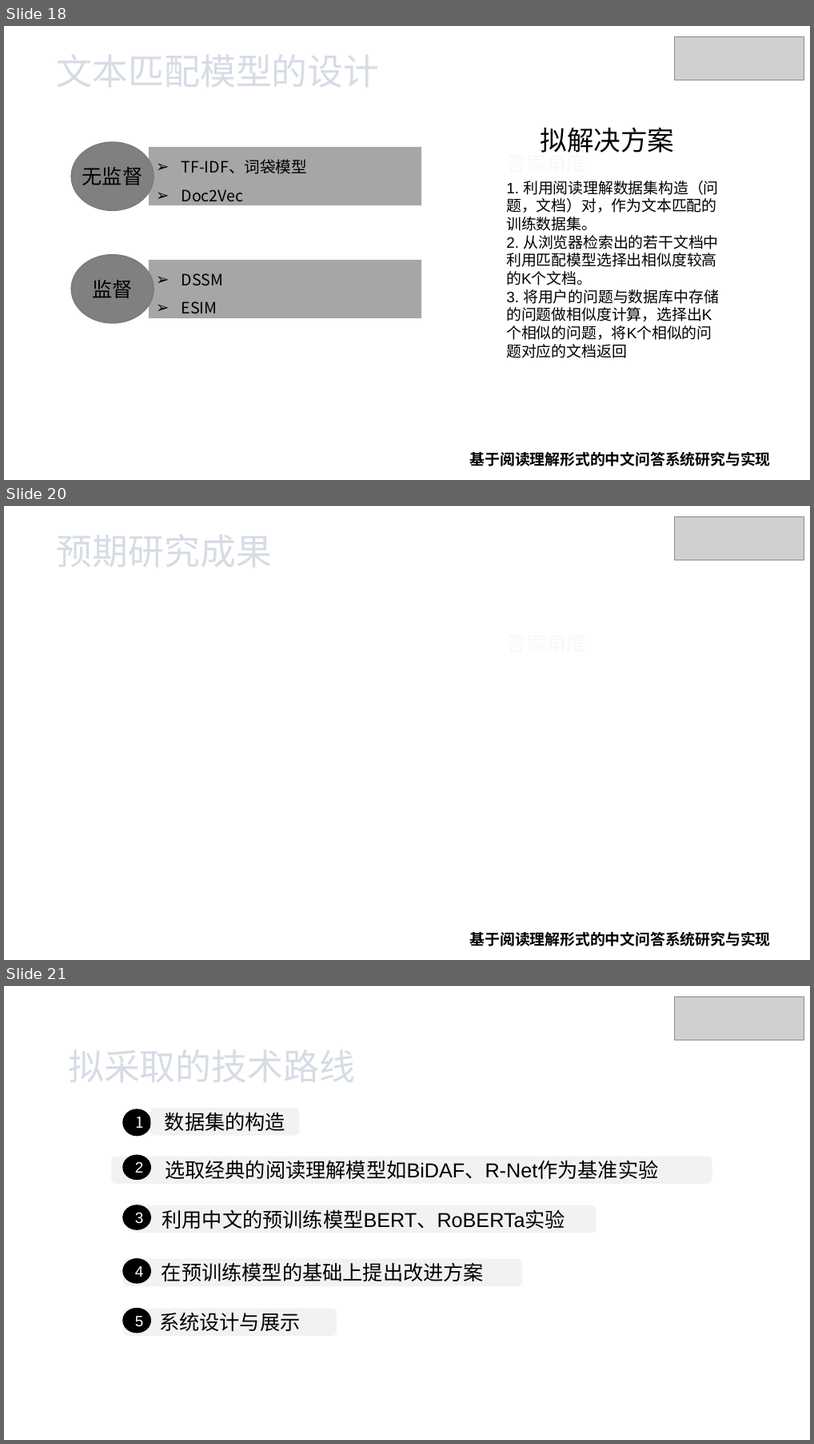
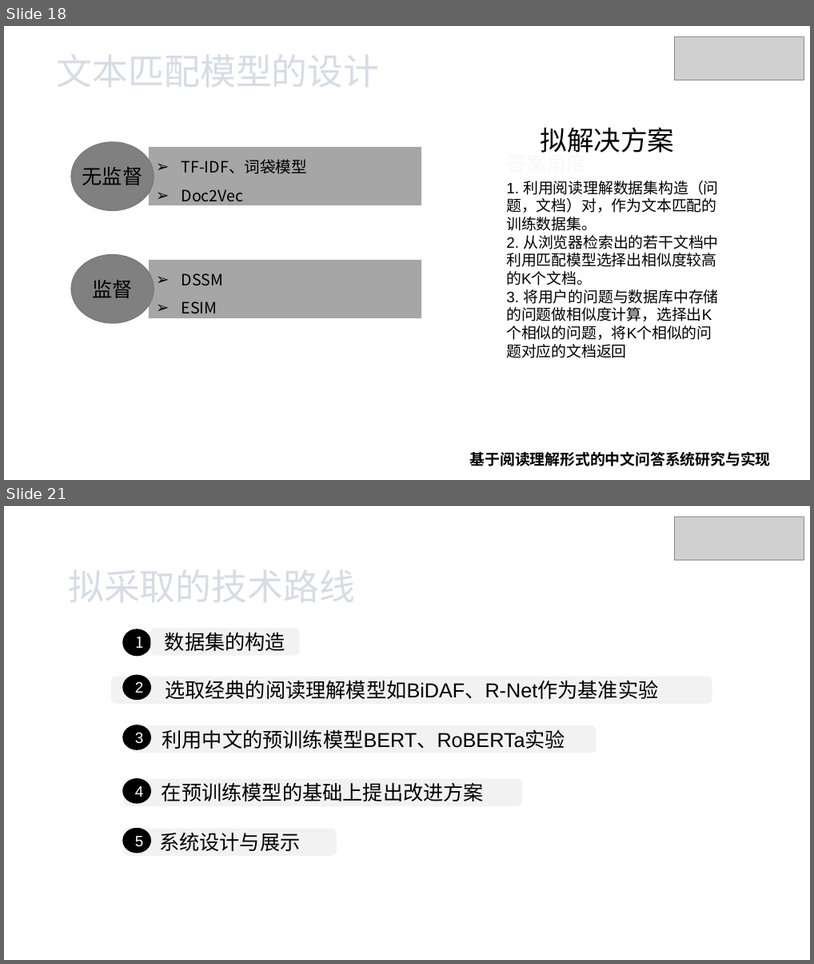
Before and after one commit to xhsun1997/ChineseMRC, a slide deck: 孙相会.pptx. Shown one above the other, each under a label of ours: slides 18, 20 and 21 before the commit, slides 18 and 21 after it; the slides between them are not shown. The pictures are 814x1444 and 814x964 pixels, drawn with LibreOffice and Linux fonts; fonts in the diff are those of the drawing; grey boxes stand for pictures; background and template pictures are left out. Boxes give left, top, right and bottom in pixels: in the first picture for what was removed or moved away, otherwise in the second. Text is boxed around its words. In the diff, an @@ line names an element or a change of style, - is before the commit and + after.

```diff
--- a/孙相会.pptx
+++ b/孙相会.pptx
@@ slide 20 removed at <box>4,506,810,960</box>, background picture (left out) @@
@@ picture removed at <box>675,516,804,560</box> @@
@@ text removed at <box>57,535,272,567</box> @@
-预期研究成果
@@ text removed at <box>470,932,771,946</box> @@
-基于阅读理解形式的中文问答系统研究与实现
@@ text removed at <box>470,932,771,946</box> @@
-答案角度
```
Also in this commit, not shown: 2 slides changed, 1 slide added, 23 other files.
